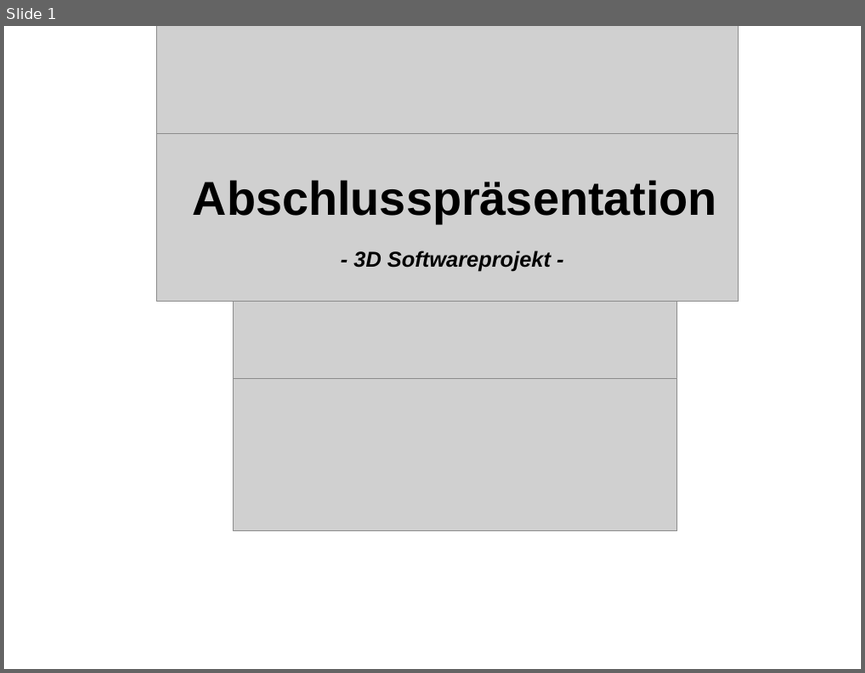
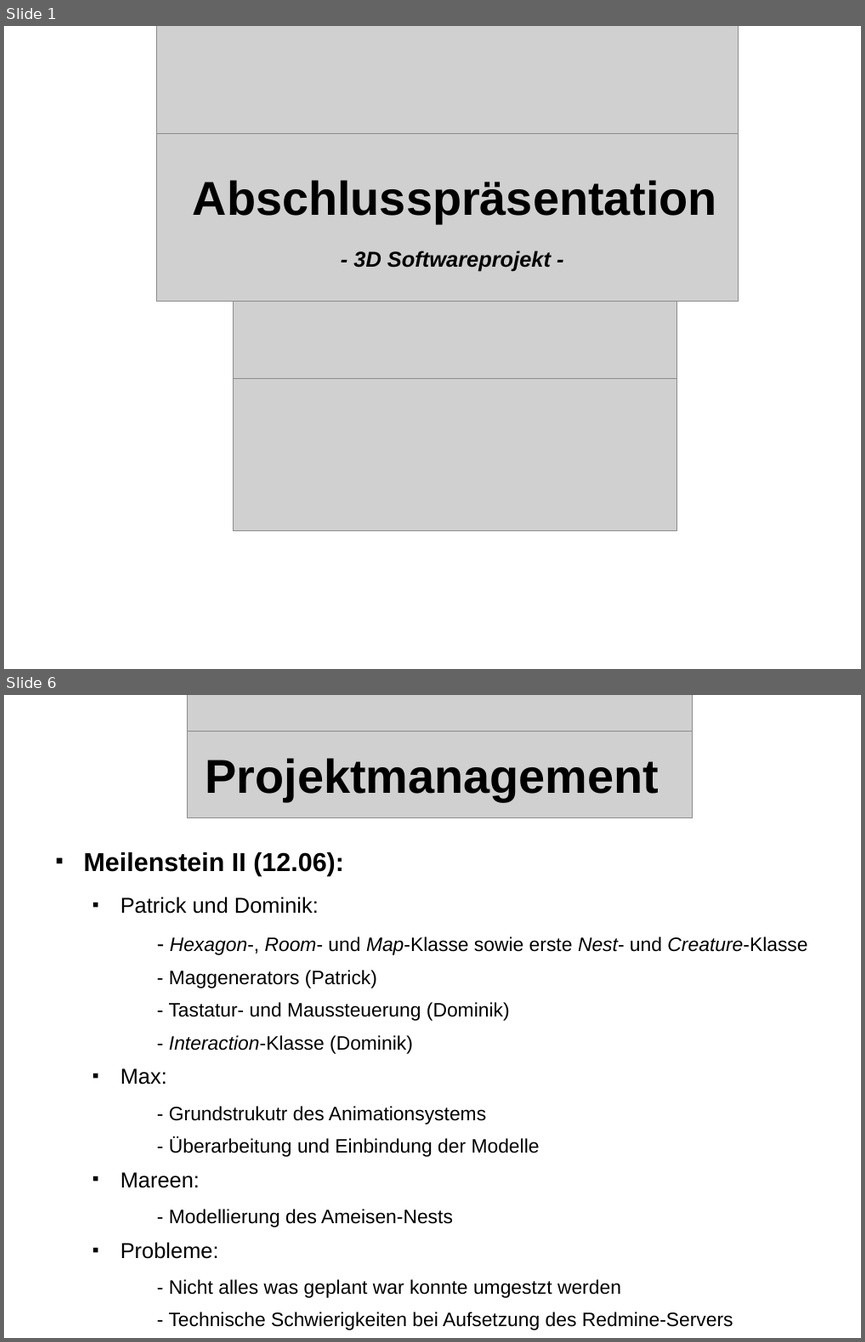
Before and after one commit to streber91/3D-Game-Project, a slide deck: Documents/Präsentationen/Underlord Abschlusspräsentation.odp. Shown one above the other, each under a label of ours: slide 1 before the commit, slides 1 and 6 after it; the slides between them are not shown. The pictures are 865x673 and 865x1342 pixels, drawn with LibreOffice and Linux fonts; fonts in the diff are those of the drawing; grey boxes stand for pictures; background and template pictures are left out. Boxes give left, top, right and bottom in pixels: in the first picture for what was removed or moved away, otherwise in the second. Text is boxed around its words. In the diff, an @@ line names an element or a change of style, - is before the commit and + after.

```diff
--- a/Documents/Präsentationen/Underlord Abschlusspräsentation.odp
+++ b/Documents/Präsentationen/Underlord Abschlusspräsentation.odp
@@ slide 6 added at (x1=4, y1=695, x2=861, y2=1338), background picture (left out) @@
@@ picture added at (x1=188, y1=695, x2=692, y2=741) @@
@@ picture added at (x1=188, y1=732, x2=692, y2=818) @@
@@ title added at (x1=205, y1=758, x2=659, y2=801), 44 pt, text #000000, bold @@
+Projektmanagement
@@ text added at (x1=84, y1=852, x2=807, y2=1330), 18 pt, text #000000 @@
+■ Meilenstein II (12.06):
+  ■ Patrick und Dominik:
+    - Hexagon-, Room- und Map-Klasse sowie erste Nest- und Creature-Klasse
+    - Maggenerators (Patrick)
+    - Tastatur- und Maussteuerung (Dominik)
+    - Interaction-Klasse (Dominik)
+  ■ Max:
+    - Grundstrukutr des Animationsystems
+    - Überarbeitung und Einbindung der Modelle
+  ■ Mareen:
+    - Modellierung des Ameisen-Nests
+  ■ Probleme:
+    - Nicht alles was geplant war konnte umgestzt werden
+    - Technische Schwierigkeiten bei Aufsetzung des Redmine-Servers
```
Also in this commit, not shown: 13 slides changed, 16 other slides added, 2 slides removed, 1 other file.
